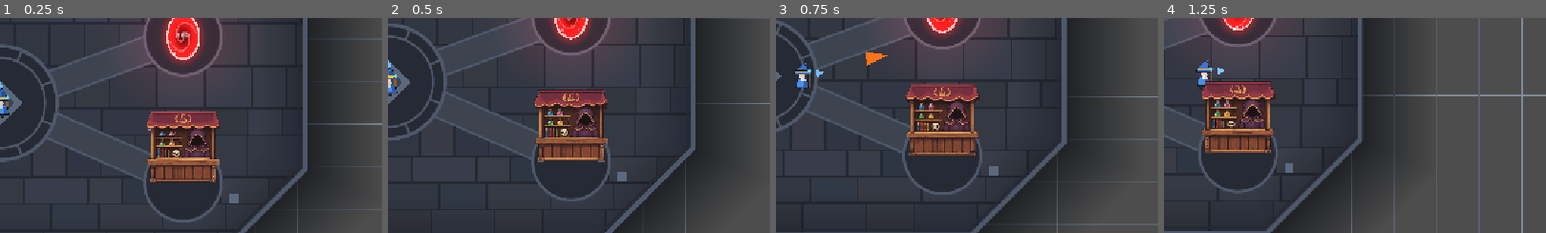
Above: before the commit, frames 1-4 (left to right).
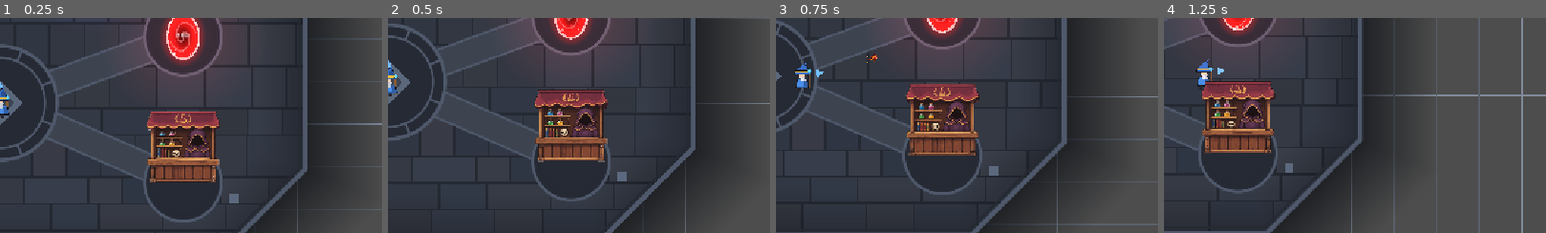
Above: after the commit, the same moments.

Repository: BestestGameStudio/gangU
Game: Godot game, scene res://scenes/main.tscn
Same seed, same stepped clock (60 frames per second), same inputs: the game is played once before the commit and once after it.
Inputs (mouse positions are % of the whole screen's width and height, from its top left):
- Up to frame 1 (0.25 s): no input
- Up to frame 2 (0.5 s): no input
- Up to frame 3 (0.75 s): tap Enter at 0.5 s; move the mouse to (72, 45) at 0.52 s; hold D (move_right) from 0.53 s (still down); hold Space (cast) from 0.53 s (still down)
- Up to frame 4 (1.25 s): keep holding D (move_right); keep holding Space (cast)
The pictures show only the part of the screen within x 50-100%, y 37-87%; the shares and areas given below are measured in that part.

Frames 1-2 are identical in both runs. In frame 3, 0.2% of the frame differs, in the area x 23-30%, y 16-23%; in frame 4, nothing differs.

Commit message:
Fly supplied spell-projectile sprite art for mapped spells (#210) (#227)
* Add spell_projectiles sprite sheet + import (#210)

* Add spell_projectiles_frames.tres SpriteFrames (flame/mana/bolt, 8 frames loop) (#210)

* Add spell_projectiles.json pack spec (#210)

* Add test210 harness (sprite contract + behavior preservation) (#210)

* Wire supplied sprite art into mapped spell projectiles (visual-only) (#210)

* Update test177 default-visual expectation for #210 sprite mapping

* SOURCE.md provenance entry for spell_projectiles.png (#210)

* Rename 2-spell_projectiles.png.import to spell_projectiles.png.import

* Rename 1-spell_projectiles.png to spell_projectiles.png

* Rename 3-spell_projectiles_frames.tres to spell_projectiles_frames.tres

* Rename 4-spell_projectiles.json to spell_projectiles.json

* Rename 5-test210_spell_projectiles.gd to test210_spell_projectiles.gd

* Rename 6-test210_spell_projectiles.gd.uid to test210_spell_projectiles.gd.uid

* SOURCE.md: fresh-combine with main - preserve shop_vendor (#217) and spell_projectiles (#210) entries

* Update SOURCE.md

Diff:
--- /dev/null
+++ b/resources/sprites/spell_projectiles_frames.tres
@@ -0,0 +1,189 @@
+[gd_resource type="SpriteFrames" load_steps=26 format=3]
+
+[ext_resource type="Texture2D" path="res://assets/sprites/spell_projectiles.png" id="1_sheet"]
+
+[sub_resource type="AtlasTexture" id="AtlasTexture_r0c0"]
+atlas = ExtResource("1_sheet")
+region = Rect2(0, 0, 64, 48)
+
+[sub_resource type="AtlasTexture" id="AtlasTexture_r0c1"]
+atlas = ExtResource("1_sheet")
+region = Rect2(64, 0, 64, 48)
+
+[sub_resource type="AtlasTexture" id="AtlasTexture_r0c2"]
+atlas = ExtResource("1_sheet")
+region = Rect2(128, 0, 64, 48)
+
+[sub_resource type="AtlasTexture" id="AtlasTexture_r0c3"]
+atlas = ExtResource("1_sheet")
+region = Rect2(192, 0, 64, 48)
+
+[sub_resource type="AtlasTexture" id="AtlasTexture_r0c4"]
+atlas = ExtResource("1_sheet")
+region = Rect2(256, 0, 64, 48)
+
+[sub_resource type="AtlasTexture" id="AtlasTexture_r0c5"]
+atlas = ExtResource("1_sheet")
+region = Rect2(320, 0, 64, 48)
+
+[sub_resource type="AtlasTexture" id="AtlasTexture_r0c6"]
+atlas = ExtResource("1_sheet")
+region = Rect2(384, 0, 64, 48)
+
+[sub_resource type="AtlasTexture" id="AtlasTexture_r0c7"]
+atlas = ExtResource("1_sheet")
+region = Rect2(448, 0, 64, 48)
+
+[sub_resource type="AtlasTexture" id="AtlasTexture_r1c0"]
+atlas = ExtResource("1_sheet")
+region = Rect2(0, 48, 64, 48)
+
+[sub_resource type="AtlasTexture" id="AtlasTexture_r1c1"]
+atlas = ExtResource("1_sheet")
+region = Rect2(64, 48, 64, 48)
+
+[sub_resource type="AtlasTexture" id="AtlasTexture_r1c2"]
+atlas = ExtResource("1_sheet")
+region = Rect2(128, 48, 64, 48)
+
+[sub_resource type="AtlasTexture" id="AtlasTexture_r1c3"]
+atlas = ExtResource("1_sheet")
+region = Rect2(192, 48, 64, 48)
+
+[sub_resource type="AtlasTexture" id="AtlasTexture_r1c4"]
+atlas = ExtResource("1_sheet")
+region = Rect2(256, 48, 64, 48)
+
+[sub_resource type="AtlasTexture" id="AtlasTexture_r1c5"]
+atlas = ExtResource("1_sheet")
+region = Rect2(320, 48, 64, 48)
+
+[sub_resource type="AtlasTexture" id="AtlasTexture_r1c6"]
+atlas = ExtResource("1_sheet")
+region = Rect2(384, 48, 64, 48)
+
+[sub_resource type="AtlasTexture" id="AtlasTexture_r1c7"]
+atlas = ExtResource("1_sheet")
+region = Rect2(448, 48, 64, 48)
+
+[sub_resource type="AtlasTexture" id="AtlasTexture_r2c0"]
+atlas = ExtResource("1_sheet")
+region = Rect2(0, 96, 64, 48)
+
+[sub_resource type="AtlasTexture" id="AtlasTexture_r2c1"]
+atlas = ExtResource("1_sheet")
+region = Rect2(64, 96, 64, 48)
+
+[sub_resource type="AtlasTexture" id="AtlasTexture_r2c2"]
+atlas = ExtResource("1_sheet")
+region = Rect2(128, 96, 64, 48)
+
+[sub_resource type="AtlasTexture" id="AtlasTexture_r2c3"]
+atlas = ExtResource("1_sheet")
+region = Rect2(192, 96, 64, 48)
+
+[sub_resource type="AtlasTexture" id="AtlasTexture_r2c4"]
+atlas = ExtResource("1_sheet")
+region = Rect2(256, 96, 64, 48)
+
+[sub_resource type="AtlasTexture" id="AtlasTexture_r2c5"]
+atlas = ExtResource("1_sheet")
+region = Rect2(320, 96, 64, 48)
+
+[sub_resource type="AtlasTexture" id="AtlasTexture_r2c6"]
+atlas = ExtResource("1_sheet")
+region = Rect2(384, 96, 64, 48)
+
+[sub_resource type="AtlasTexture" id="AtlasTexture_r2c7"]
+atlas = ExtResource("1_sheet")
+region = Rect2(448, 96, 64, 48)
+
+[resource]
+animations = [{
+"frames": [{
+"duration": 1.0,
+"texture": SubResource("AtlasTexture_r0c0")
+}, {
+"duration": 1.0,
+"texture": SubResource("AtlasTexture_r0c1")
+}, {
+"duration": 1.0,
+"texture": SubResource("AtlasTexture_r0c2")
+}, {
+"duration": 1.0,
+"texture": SubResource("AtlasTexture_r0c3")
+}, {
+"duration": 1.0,
+"texture": SubResource("AtlasTexture_r0c4")
+}, {
+"duration": 1.0,
+"texture": SubResource("AtlasTexture_r0c5")
+}, {
+"duration": 1.0,
+"texture": SubResource("AtlasTexture_r0c6")
+}, {
+"duration": 1.0,
+"texture": SubResource("AtlasTexture_r0c7")
+}],
+"loop": true,
+"name": &"flame",
+"speed": 12.0
+}, {
+"frames": [{
+"duration": 1.0,
+"texture": SubResource("AtlasTexture_r1c0")
+}, {
+"duration": 1.0,
+"texture": SubResource("AtlasTexture_r1c1")
+}, {
+"duration": 1.0,
+"texture": SubResource("AtlasTexture_r1c2")
+}, {
+"duration": 1.0,
+"texture": SubResource("AtlasTexture_r1c3")
+}, {
+"duration": 1.0,
+"texture": SubResource("AtlasTexture_r1c4")
+}, {
+"duration": 1.0,
+"texture": SubResource("AtlasTexture_r1c5")
+}, {
+"duration": 1.0,
+"texture": SubResource("AtlasTexture_r1c6")
+}, {
+"duration": 1.0,
+"texture": SubResource("AtlasTexture_r1c7")
+}],
+"loop": true,
+"name": &"mana",
+"speed": 12.0
+}, {
+"frames": [{
+"duration": 1.0,
+"texture": SubResource("AtlasTexture_r2c0")
+}, {
+"duration": 1.0,
+"texture": SubResource("AtlasTexture_r2c1")
+}, {
+"duration": 1.0,
+"texture": SubResource("AtlasTexture_r2c2")
+}, {
+"duration": 1.0,
+"texture": SubResource("AtlasTexture_r2c3")
+}, {
+"duration": 1.0,
+"texture": SubResource("AtlasTexture_r2c4")
+}, {
+"duration": 1.0,
+"texture": SubResource("AtlasTexture_r2c5")
+}, {
+"duration": 1.0,
+"texture": SubResource("AtlasTexture_r2c6")
+}, {
+"duration": 1.0,
+"texture": SubResource("AtlasTexture_r2c7")
+}],
+"loop": true,
+"name": &"bolt",
+"speed": 12.0
+}]
--- a/scripts/projectile.gd
+++ b/scripts/projectile.gd
@@ -17,6 +17,18 @@
 ## projectile only. Radius, movement, hits and despawn are untouched, and
 ## projectiles without an override look exactly as before.
 var visual_override: Node2D
+## #210: supplied sprite art replaces the code-drawn Dart/Visual for spells
+## with a mapped animation. Visuals only: radius, movement, hits, despawn and
+## the visual_override hook are untouched; unmapped spells look as before.
+const PROJECTILE_SPRITES: SpriteFrames = preload("res://resources/sprites/spell_projectiles_frames.tres")
+## Cell art is authored ~4x the in-world size at scale 4; radius/16 lands each
+## sprite in the same visual footprint as the radius-scaled code-drawn dart.
+const SPELL_SPRITE_ANIMS: Dictionary = {
+	"Fire Ball": &"flame",
+	"Mana Shot": &"mana",
+	"Placeholder Bolt": &"bolt",
+}
+
 var direction: Vector2 = Vector2.RIGHT
 var source: Node2D ## The caster's owner; never hit by its own projectile.
 var _attacker_modifiers: DamageModifiers
@@ -35,6 +47,7 @@
 
 var _vis_t: float = 0.0
 var _vis_base: Vector2 = Vector2.ONE
+var _sprite: AnimatedSprite2D = null
 
 func setup(p_spell: Spell, p_direction: Vector2, p_source: Node2D) -> void:
 	spell = p_spell
@@ -62,6 +75,27 @@
 		$Visual.visible = false
 		visual_override.name = "VisualOverride"
 		add_child(visual_override)
+	else:
+		_wire_sprite()
+
+## #210: hide the code-drawn visuals and fly the mapped supplied-art
+## animation instead. The root already faces the flight direction and the art
+## is authored pointing +X, so no extra rotation is needed.
+func _wire_sprite() -> void:
+	var anim: StringName = SPELL_SPRITE_ANIMS.get(spell.spell_name, &"")
+	if anim == &"":
+		return
+	_sprite = AnimatedSprite2D.new()
+	_sprite.name = "Sprite"
+	_sprite.sprite_frames = PROJECTILE_SPRITES
+	_sprite.animation = anim
+	_sprite.texture_filter = CanvasItem.TEXTURE_FILTER_NEAREST
+	var sz: float = spell.radius / 16.0
+	_sprite.scale = Vector2(sz, sz)
+	add_child(_sprite)
+	_sprite.play()
+	$Dart.visible = false
+	$Visual.visible = false
 
 func _physics_process(delta: float) -> void:
 	# #37: a HOMING-tagged spell steers BEFORE moving - toward the nearest
@@ -92,6 +126,8 @@
 		queue_free()
 		return
 	# #109: code-drawn cast feel - the diamond spins and pulses while flying.
+	# (#210: kept running even while a supplied-art sprite hides the diamond,
+	# so the feel state stays live if the visual is ever swapped back.)
 	_vis_t += delta
 	$Visual.rotation += SPIN_RATE * delta
 	var pulse: float = 1.0 + PULSE_AMP * sin(_vis_t * PULSE_RATE)
--- a/scripts/test177_mustache_warrior.gd
+++ b/scripts/test177_mustache_warrior.gd
@@ -345,14 +345,17 @@
 	p.remove_from_group("player")
 	world.queue_free()
 	await process_frame
-	# Player spells are untouched: no override, default visuals shown.
+	# Player spells are untouched by the #177 override machinery: no override.
+	# (#210: the DEFAULT visual for a mapped spell like Mana Shot is now the
+	# supplied-art sprite, with the code-drawn Dart/Visual hidden.)
 	var w2 := Node2D.new()
 	root.add_child(w2)
 	var pr: Projectile = load("res://scenes/projectile.tscn").instantiate()
 	pr.setup(load("res://resources/spells/mana_shot.tres"), Vector2.RIGHT, null)
 	w2.add_child(pr)
 	await process_frame
-	_check(pr.get_node_or_null("VisualOverride") == null and pr.get_node("Dart").visible and pr.get_node("Visual").visible,
-		"(I) player projectiles keep the default Dart/Visual")
+	_check(pr.get_node_or_null("VisualOverride") == null and pr.get_node_or_null("Sprite") != null
+		and not pr.get_node("Dart").visible and not pr.get_node("Visual").visible,
+		"(I) player projectiles keep the default visual (no override; #210 sprite for mapped spells)")
 	w2.queue_free()
 	await process_frame
--- /dev/null
+++ b/scripts/test210_spell_projectiles.gd
@@ -0,0 +1,97 @@
+extends SceneTree
+## #210 harness: supplied sprite art (spell_projectiles_frames.tres) flies on
+## the Fire Ball / Mana Shot / Placeholder Bolt projectiles. Visuals only:
+## radius, movement, hits and despawn must stay exactly as before, unmapped
+## spells keep the code-drawn visuals, and the #177 visual_override hook
+## still wins. Run headless:
+##   godot --headless --script scripts/test210_spell_projectiles.gd
+
+var _checks := 0
+var _failures := 0
+
+func _check(ok: bool, msg: String) -> void:
+	_checks += 1
+	if ok:
+		print("PASS: %s" % msg)
+	else:
+		_failures += 1
+		print("FAIL: %s" % msg)
+
+func _spawn(spell_path: String) -> Projectile:
+	var p: Projectile = load("res://scenes/projectile.tscn").instantiate()
+	var sp: Spell = load(spell_path)
+	p.setup(sp, Vector2.RIGHT, null)
+	root.add_child(p)
+	return p
+
+func _initialize() -> void:
+	print("test210: supplied spell projectile sprites (#210)")
+
+	# --- resource contract -------------------------------------------------
+	var frames: SpriteFrames = load("res://resources/sprites/spell_projectiles_frames.tres")
+	_check(frames != null, "spell_projectiles_frames.tres loads as SpriteFrames")
+	for anim in [&"flame", &"mana", &"bolt"]:
+		_check(frames.has_animation(anim), "SpriteFrames has animation '%s'" % anim)
+		if frames.has_animation(anim):
+			_check(frames.get_frame_count(anim) == 8, "'%s' has 8 frames" % anim)
+			_check(frames.get_animation_loop(anim), "'%s' loops" % anim)
+			var tex: Texture2D = frames.get_frame_texture(anim, 0)
+			_check(tex != null and tex.get_width() == 64 and tex.get_height() == 48,
+				"'%s' frame0 is a 64x48 cell" % anim)
+
+	# The first node added to the root has its _ready deferred until the tree
+	# settles; warm it up so every spawned projectile below is fully ready.
+	var warmup := _spawn("res://resources/spells/fire_ball.tres")
+	await process_frame
+	warmup.queue_free()
+
+	# --- mapped spells fly the sprite ---------------------------------------
+	var cases := {
+		"res://resources/spells/fire_ball.tres": &"flame",
+		"res://resources/spells/mana_shot.tres": &"mana",
+		"res://resources/spells/placeholder_bolt.tres": &"bolt",
+	}
+	for spell_path in cases:
+		var p := _spawn(spell_path)
+		var sprite := p.get_node_or_null("Sprite") as AnimatedSprite2D
+		_check(sprite != null, "%s projectile has a Sprite child" % spell_path.get_file())
+		if sprite != null:
+			_check(sprite.animation == cases[spell_path] and sprite.is_playing(),
+				"%s plays '%s'" % [spell_path.get_file(), cases[spell_path]])
+			_check(sprite.texture_filter == CanvasItem.TEXTURE_FILTER_NEAREST,
+				"%s sprite uses nearest filter (pixel art)" % spell_path.get_file())
+		_check(not p.get_node("Dart").visible and not p.get_node("Visual").visible,
+			"%s code-drawn Dart/Visual hidden" % spell_path.get_file())
+		var shape := p.get_node("CollisionShape2D").shape as CircleShape2D
+		_check(is_equal_approx(shape.radius, p.spell.radius),
+			"%s collision radius == spell.radius (%s)" % [spell_path.get_file(), p.spell.radius])
+		var before: Vector2 = p.global_position
+		await physics_frame
+		await physics_frame
+		if not is_instance_valid(p):
+			_check(false, "%s projectile still alive after 2 physics frames" % spell_path.get_file())
+		else:
+			_check(p.global_position.x > before.x, "%s projectile still moves +X" % spell_path.get_file())
+			p.queue_free()
+
+	# --- unmapped spell keeps code-drawn visuals ----------------------------
+	var orb := _spawn("res://resources/spells/warlord_orb.tres")
+	_check(orb.get_node_or_null("Sprite") == null, "unmapped spell (Warlord Orb) has no Sprite child")
+	_check(orb.get_node("Dart").visible and orb.get_node("Visual").visible,
+		"unmapped spell keeps visible Dart/Visual")
+	orb.queue_free()
+
+	# --- #177 visual_override still wins -------------------------------------
+	var o := _spawn("res://resources/spells/fire_ball.tres")
+	o.get_parent().remove_child(o)
+	o.free()
+	var p2: Projectile = load("res://scenes/projectile.tscn").instantiate()
+	p2.visual_override = Node2D.new()
+	p2.setup(load("res://resources/spells/fire_ball.tres"), Vector2.RIGHT, null)
+	root.add_child(p2)
+	_check(p2.get_node_or_null("Sprite") == null, "visual_override: no Sprite child added")
+	_check(p2.get_node_or_null("VisualOverride") != null, "visual_override: VisualOverride child present")
+	p2.queue_free()
+
+	print("test210 done: %d checks, %d failures" % [_checks, _failures])
+	quit(1 if _failures > 0 else 0)
--- /dev/null
+++ b/tools/sprites/specs/spell_projectiles.json
@@ -0,0 +1,309 @@
+{
+  "_comment": "#210 spell projectile sheet -> assets/sprites/spell_projectiles.png (+ resources/sprites/spell_projectiles_frames.tres). Run: python3 -I tools/sprites/extract_frames.py pack tools/sprites/specs/spell_projectiles.json <board.png> assets/sprites/spell_projectiles.png --tres resources/sprites/spell_projectiles_frames.tres",
+  "scale": 4,
+  "cell_w": 64,
+  "cell_h": 48,
+  "baseline": 40,
+  "bg": [
+    15,
+    13,
+    25
+  ],
+  "key_dist": 54,
+  "texture_path": "res://assets/sprites/spell_projectiles.png",
+  "rows": [
+    {
+      "name": "flame",
+      "y": [
+        100,
+        250
+      ],
+      "mode": "center",
+      "frames": [
+        [
+          78,
+          207,
+          null
+        ],
+        [
+          273,
+          425,
+          null
+        ],
+        [
+          496,
+          650,
+          null
+        ],
+        [
+          703,
+          865,
+          null
+        ],
+        [
+          909,
+          1072,
+          null
+        ],
+        [
+          1115,
+          1293,
+          null
+        ],
+        [
+          1330,
+          1508,
+          null
+        ],
+        [
+          1542,
+          1724,
+          null
+        ]
+      ]
+    },
+    {
+      "name": "mana",
+      "y": [
+        348,
+        480
+      ],
+      "mode": "center",
+      "frames": [
+        [
+          45,
+          204,
+          null
+        ],
+        [
+          219,
+          409,
+          null
+        ],
+        [
+          422,
+          628,
+          null
+        ],
+        [
+          687,
+          849,
+          null
+        ],
+        [
+          887,
+          1070,
+          null
+        ],
+        [
+          1105,
+          1293,
+          null
+        ],
+        [
+          1319,
+          1503,
+          null
+        ],
+        [
+          1538,
+          1726,
+          null
+        ]
+      ]
+    },
+    {
+      "name": "bolt",
+      "y": [
+        600,
+        750
+      ],
+      "mode": "center",
+      "frames": [
+        [
+          49,
+          231,
+          null
+        ],
+        [
+          245,
+          462,
+          null
+        ],
+        [
+          475,
+          679,
+          null
+        ],
+        [
+          686,
+          873,
+          null
+        ],
+        [
+          902,
+          1083,
+          null
+        ],
+        [
+          1119,
+          1299,
+          null
+        ],
+        [
+          1332,
+          1512,
+          null
+        ],
+        [
+          1572,
+          1725,
+          null
+        ]
+      ]
+    }
+  ],
+  "animations": [
+    {
+      "name": "flame",
+      "speed": 12,
+      "loop": true,
+      "frames": [
+        [
+          0,
+          0,
+          1.0
+        ],
+        [
+          0,
+          1,
+          1.0
+        ],
+        [
+          0,
+          2,
+          1.0
+        ],
+        [
+          0,
+          3,
+          1.0
+        ],
+        [
+          0,
+          4,
+          1.0
+        ],
+        [
+          0,
+          5,
+          1.0
+        ],
+        [
+          0,
+          6,
+          1.0
+        ],
+        [
+          0,
+          7,
+          1.0
+        ]
+      ]
+    },
+    {
+      "name": "mana",
+      "speed": 12,
+      "loop": true,
+      "frames": [
+        [
+          1,
+          0,
+          1.0
+        ],
+        [
+          1,
+          1,
+          1.0
+        ],
+        [
+          1,
+          2,
+          1.0
+        ],
+        [
+          1,
+          3,
+          1.0
+        ],
+        [
+          1,
+          4,
+          1.0
+        ],
+        [
+          1,
+          5,
+          1.0
+        ],
+        [
+          1,
+          6,
+          1.0
+        ],
+        [
+          1,
+          7,
+          1.0
+        ]
+      ]
+    },
+    {
+      "name": "bolt",
+      "speed": 12,
+      "loop": true,
+      "frames": [
+        [
+          2,
+          0,
+          1.0
+        ],
+        [
+          2,
+          1,
+          1.0
+        ],
+        [
+          2,
+          2,
+          1.0
+        ],
+        [
+          2,
+          3,
+          1.0
+        ],
+        [
+          2,
+          4,
+          1.0
+        ],
+        [
+          2,
+          5,
+          1.0
+        ],
+        [
+          2,
+          6,
+          1.0
+        ],
+        [
+          2,
+          7,
+          1.0
+        ]
+      ]
+    }
+  ]
+}
Binary file added: assets/sprites/spell_projectiles.png
Not shown, added: assets/sprites/spell_projectiles.png.import
Not shown, added: scripts/test210_spell_projectiles.gd.uid
Not shown, changed: assets/sprites/SOURCE.md
